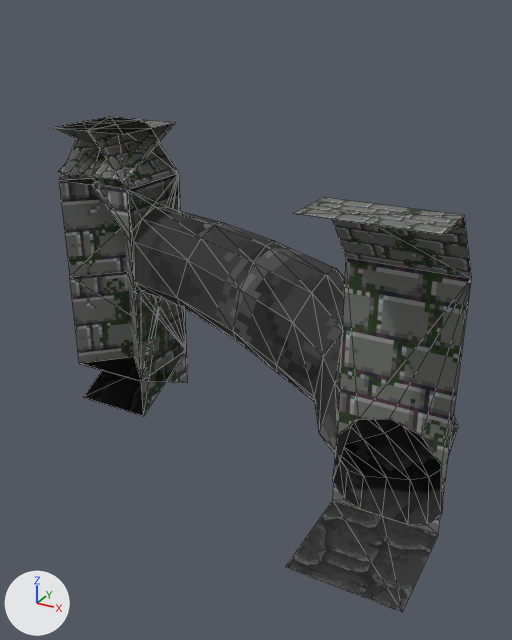
An edit to the glTF model objetos glb/wall-chunks.glb, drawn before and after from the same camera.
Before and after are seen from a 50 mm camera at (5.49, -6.62, 4.23) aimed at (2.37, -0.95, 1.4). The axes (+X, +Y, +Z) are drawn at lower left. The lights are the same throughout. The picture after the commit comes second. Mesh edges are drawn as thin lines. Where no turn or scale is listed for an object, it has been applied to the vertices. Vertices at exactly the same position are counted once.

Before the edit, the objects in view are built like this:
```python
ob_diagonal_1_col = bpy.data.objects.new('diagonal_1-col', me_plano_001)
ob_diagonal_1_col.location = (0.0, 1.0, 0.0)
ob_ground_inclinado_col = bpy.data.objects.new('ground_inclinado-col', me_plano_010)
ob_ground_inclinado_col.location = (0.0, 0.0, 0.0)
ob_wall_agujero_col = bpy.data.objects.new('wall-agujero-col', me_plano_015)
ob_wall_agujero_col.location = (0.0, 0.0, 0.0)
ob_wall_inclinada_col = bpy.data.objects.new('wall_inclinada-col', me_plano_007)
ob_wall_inclinada_col.location = (0.0, 0.0, 0.0)
# also in view: 'wall-baja-col' at (0.0, 0.0, 1.2); 'corner-col' at (0.0, 0.0, 1.5); 'wall_inclinada_inv-col' at (0.0, 0.0, 1.25); 'out_corner-col' at (0.0, 0.0, 1.5); 'diagonal_2-col' at (0.0, 0.0, 1.5)
```
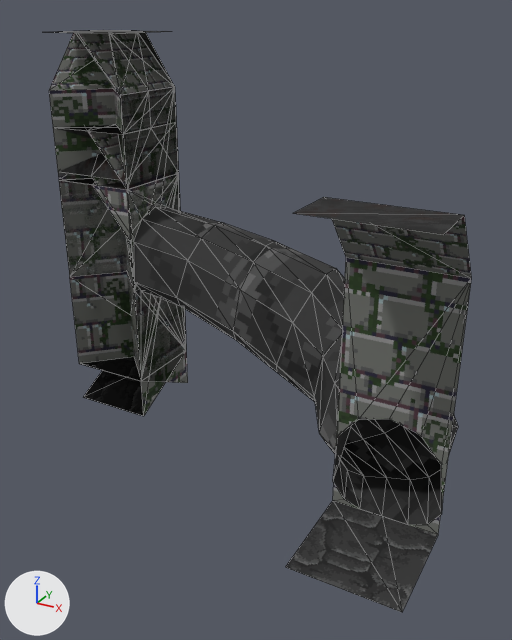
The change, as a list of edits to the scene's bpy script:
```text
Change me_plano_007:
    where me_plano_007.from_pydata(...)  # 10 vertices, 8 faces; spans x -0.5..0.5, y -0.5..0.5, z -0.5..3.0
    me_plano_007 part 1: 2 faces spanning x -0.5..0.0, y -0.5..0.5, z 2.5..3.0 switch from mat_material_002 (picture img_walldungeon) to mat_techo (picture img_jaulatortura_textura_antorcha)
Change me_plano_010:
    where me_plano_010.from_pydata(...)  # 8 vertices, 4 faces; spans x -0.5..0.5, y -0.5..0.5, z -0.5..3.0
    me_plano_010 part 2: 2 faces spanning x -0.5..0.5, y -0.5..0.5, z 2.5..3.0 switch from mat_material_002 (picture img_walldungeon) to mat_techo (picture img_jaulatortura_textura_antorcha)
Change me_plano_015:
    where me_plano_015.from_pydata(...)  # 127 vertices, 210 faces; spans x -0.5..4.51, y -2.5..0.55, z -0.06..3.0
    me_plano_015 part 3: 4 faces spanning x -0.5..4.5, y -2.5..0.5, z 3.0 switch from mat_material_002 (picture img_walldungeon) to mat_techo (picture img_jaulatortura_textura_antorcha)
Add ob_wall_alta_falsa_union2_col:
    ob_wall_alta_falsa_union2_col = bpy.data.objects.new('wall-alta-falsa-union2-col', me_plano_024)  # 16 vertices, 14 faces; spans x -0.5..0.5, y -0.5..0.5, z 0.0..4.0; in mat_material_002 (picture img_walldungeon), mat_material_004 (picture img_texturasuelodepiedra), mat_techo (picture img_jaulatortura_textura_antorcha)
    ob_wall_alta_falsa_union2_col.location = (0.0, 0.0, 0.0)
Add ob_wall_alta_falsa_union_col:
    ob_wall_alta_falsa_union_col = bpy.data.objects.new('wall-alta-falsa-union-col.', me_plano_023)  # 16 vertices, 14 faces; spans x -0.5..0.5, y -0.5..0.5, z 0.0..4.0; in mat_material_002 (picture img_walldungeon), mat_material_004 (picture img_texturasuelodepiedra), mat_techo (picture img_jaulatortura_textura_antorcha)
    ob_wall_alta_falsa_union_col.location = (0.0, 0.0, 0.0)
Add ob_wall_alta_falsa_col:
    ob_wall_alta_falsa_col = bpy.data.objects.new('wall-alta-falsa-col', me_plano_022)  # 12 vertices, 8 faces; spans x -0.5..0.5, y -0.5..0.5, z 0.0..4.0; in mat_material_002 (picture img_walldungeon), mat_material_004 (picture img_texturasuelodepiedra), mat_techo (picture img_jaulatortura_textura_antorcha)
    ob_wall_alta_falsa_col.location = (0.0, 0.0, 0.0)
Add ob_diagonal_2_alta_col:
    ob_diagonal_2_alta_col = bpy.data.objects.new('diagonal_2-alta-col', me_plano_020)  # 10 vertices, 8 faces; spans x -0.5..0.5, y -1.5..-0.5, z 0.0..4.0; in mat_material_002 (picture img_walldungeon), mat_material_004 (picture img_texturasuelodepiedra), mat_techo (picture img_jaulatortura_textura_antorcha)
    ob_diagonal_2_alta_col.location = (0.0, 1.0, 0.0)
Add ob_diagonal_1_alta_col:
    ob_diagonal_1_alta_col = bpy.data.objects.new('diagonal_1-alta-col', me_plano_019)  # 10 vertices, 8 faces; spans x -0.5..0.5, y -1.5..-0.5, z 0.0..4.0; in mat_material_002 (picture img_walldungeon), mat_material_004 (picture img_texturasuelodepiedra), mat_techo (picture img_jaulatortura_textura_antorcha)
    ob_diagonal_1_alta_col.location = (0.0, 1.0, 0.0)
Add ob_out_corner_alta_col:
    ob_out_corner_alta_col = bpy.data.objects.new('out_corner-alta-col', me_plano_018)  # 10 vertices, 6 faces; spans x -0.5..0.5, y -0.5..0.5, z 0.0..4.0; in mat_material_002 (picture img_walldungeon), mat_material_004 (picture img_texturasuelodepiedra), mat_techo (picture img_jaulatortura_textura_antorcha)
    ob_out_corner_alta_col.location = (0.0, 0.0, 0.0)
Add ob_ground_alta_col:
    ob_ground_alta_col = bpy.data.objects.new('ground-alta-col', me_plano_017)  # 8 vertices, 4 faces; spans x -0.5..0.5, y -0.5..0.5, z 0.0..4.0; in mat_material_004 (picture img_texturasuelodepiedra), mat_techo (picture img_jaulatortura_textura_antorcha)
    ob_ground_alta_col.location = (0.0, 0.0, 0.0)
Add ob_corner_alta_col:
    ob_corner_alta_col = bpy.data.objects.new('corner-alta-col', me_plano_016)  # 14 vertices, 16 faces; spans x -0.5..0.5, y -0.5..0.5, z 0.0..4.0; in mat_material_002 (picture img_walldungeon), mat_material_004 (picture img_texturasuelodepiedra), mat_techo (picture img_jaulatortura_textura_antorcha)
    ob_corner_alta_col.location = (0.0, 0.0, 0.0)
Add ob_wall_alta_col:
    ob_wall_alta_col = bpy.data.objects.new('wall-alta-col', me_plano_014)  # 10 vertices, 8 faces; spans x -0.5..0.5, y -0.5..0.5, z 0.0..4.0; in mat_material_002 (picture img_walldungeon), mat_material_004 (picture img_texturasuelodepiedra), mat_techo (picture img_jaulatortura_textura_antorcha)
    ob_wall_alta_col.location = (0.0, 0.0, 0.0)
```

Changed parts and their boxes [x1, y1, x2, y2] in the pictures (512 x 640 px):
'diagonal_1-alta-col', added: after [49, 33, 127, 277]
'corner-alta-col', added: after [109, 34, 180, 289]
'wall-alta-falsa-union-col.', added: after [78, 33, 151, 189]
'wall-alta-col', added: after [121, 88, 186, 381]
'wall-alta-falsa-union2-col', added: after [120, 89, 179, 173]
'wall-alta-falsa-col', added: after [146, 45, 176, 128]
'diagonal_2-alta-col', added: after [76, 33, 134, 288]
'out_corner-alta-col', added: after [54, 31, 174, 85]
'ground-alta-col', added: after [63, 30, 166, 34]
part 1 of me_plano_007, recoloured (darker): before [58, 146, 106, 176]; after [58, 154, 106, 176]
part 2 of me_plano_010, recoloured (grey to black): before [92, 123, 176, 181]; after [92, 160, 126, 181]
part 3 of me_plano_015, recoloured (grey to black): [294, 197, 464, 235] in both
'corner-col', unchanged, covered by the edit: before [53, 122, 186, 380]; after [81, 174, 180, 381]
